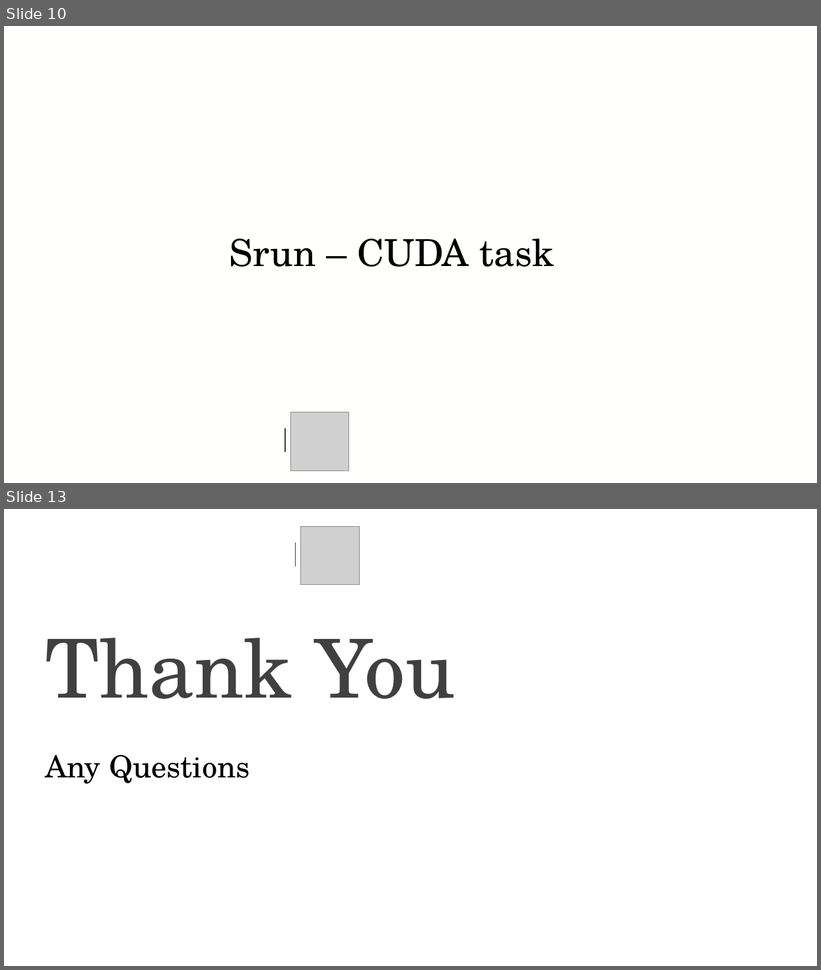
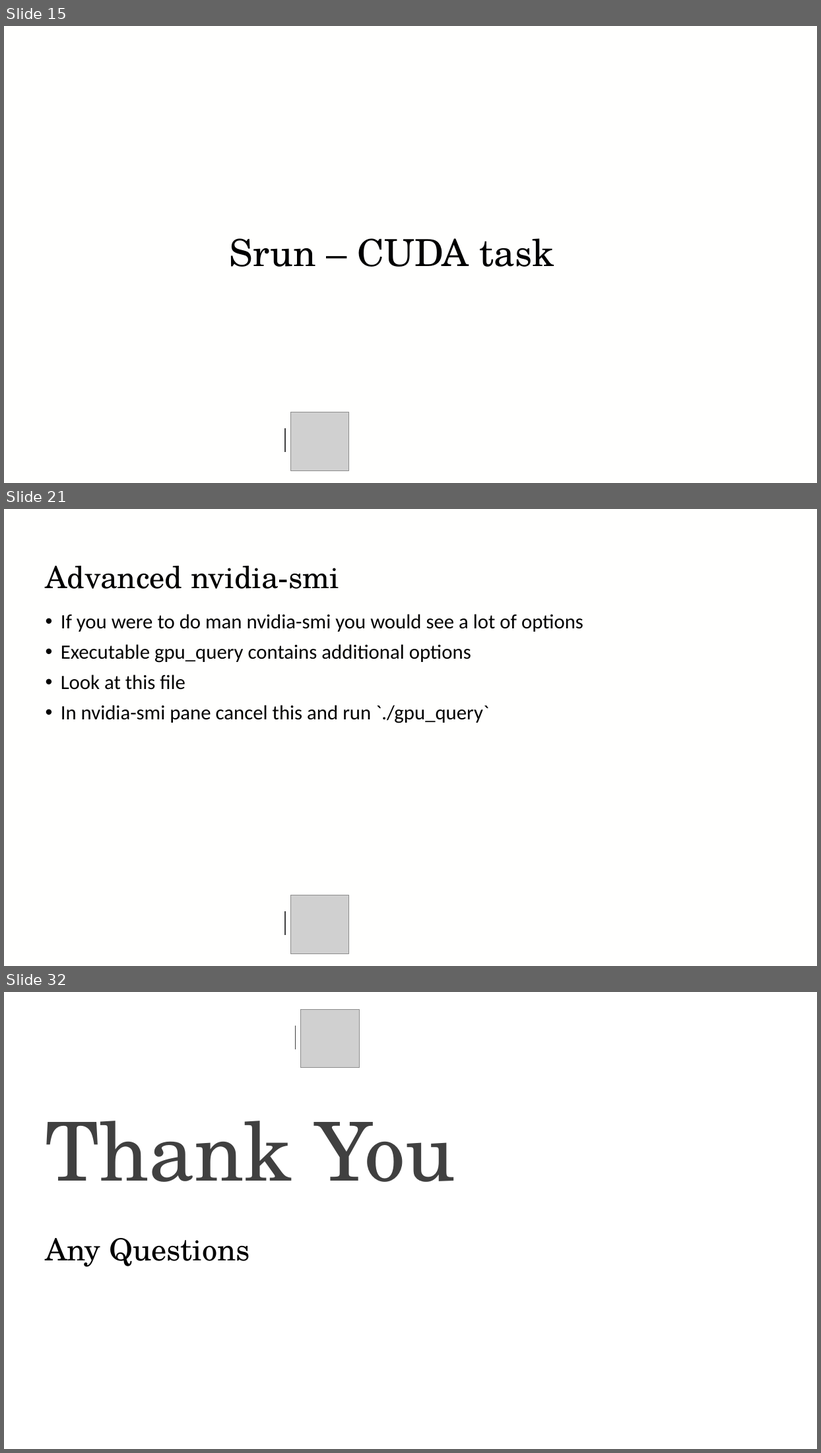
Before and after one commit to baskerville-hpc/2025-01-16-RFI-DLS-training, a slide deck: Interactive_jobs/Baskerville-Interactive-jobs.pptx. Shown one above the other, each under a label of ours: slides 10 and 13 before the commit, slides 15, 21 and 32 after it; the slides between them are not shown. The pictures are 821x970 and 821x1453 pixels, drawn with LibreOffice and Linux fonts; fonts in the diff are those of the drawing; grey boxes stand for pictures; background and template pictures are left out. Boxes give left, top, right and bottom in pixels: in the first picture for what was removed or moved away, otherwise in the second. Text is boxed around its words. In the diff, an @@ line names an element or a change of style, - is before the commit and + after.

```diff
--- a/Interactive_jobs/Baskerville-Interactive-jobs.pptx
+++ b/Interactive_jobs/Baskerville-Interactive-jobs.pptx
@@ slide 21 added at (x1=4, y1=509, x2=817, y2=966), background #FFFFFE @@
@@ title added at (x1=46, y1=566, x2=339, y2=589), 36 pt, text #000000 @@
+Advanced nvidia-smi
@@ text added at (x1=61, y1=614, x2=583, y2=723), 24 pt, text #000000 @@
+• If you were to do man nvidia-smi you would see a lot of options
+• Executable gpu_query contains additional options
+• Look at this file
+• In nvidia-smi pane cancel this and run `./gpu_query`
@@ picture added at (x1=290, y1=896, x2=349, y2=955) @@
@@ line added from (285, 912) to (285, 935), #404040 1 pt @@
@@ what was slide 10 is now slide 15 @@
@@ what was slide 13 is now slide 32 @@
```
Also in this commit, not shown: 5 slides changed, 18 other slides added.
